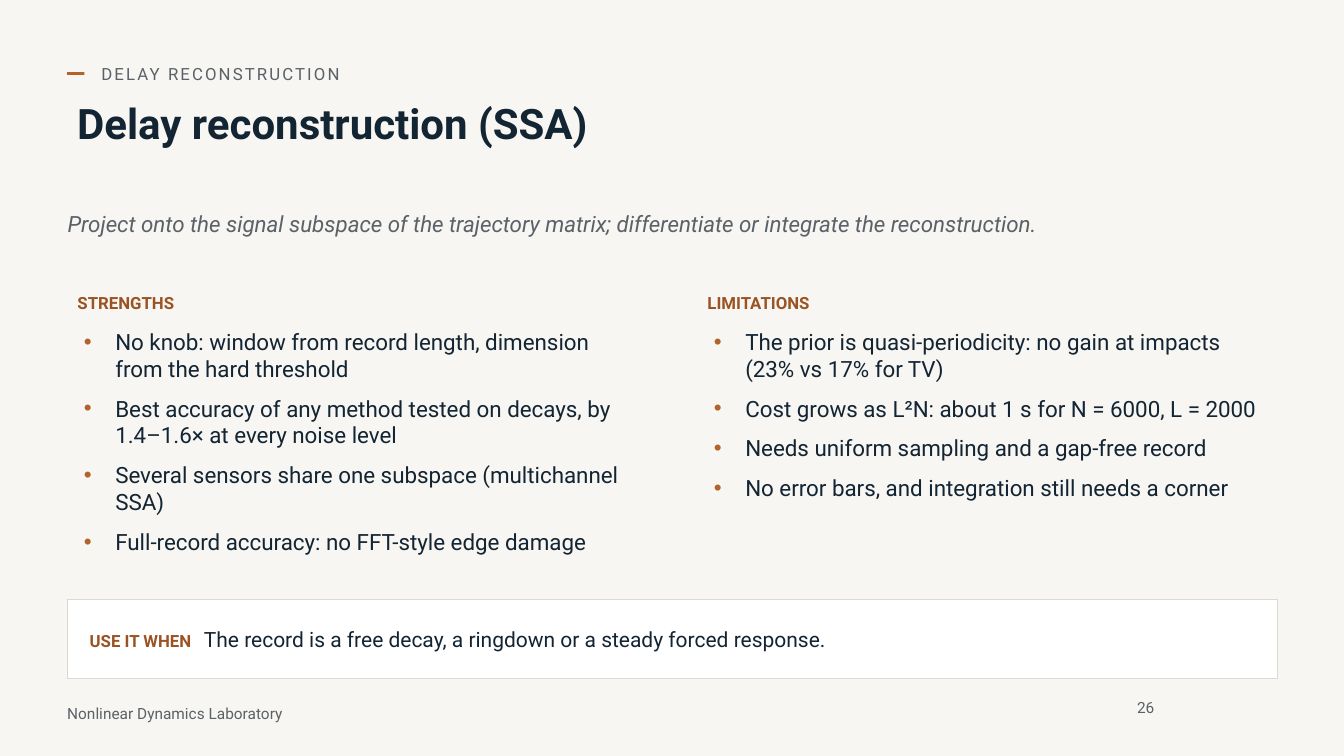
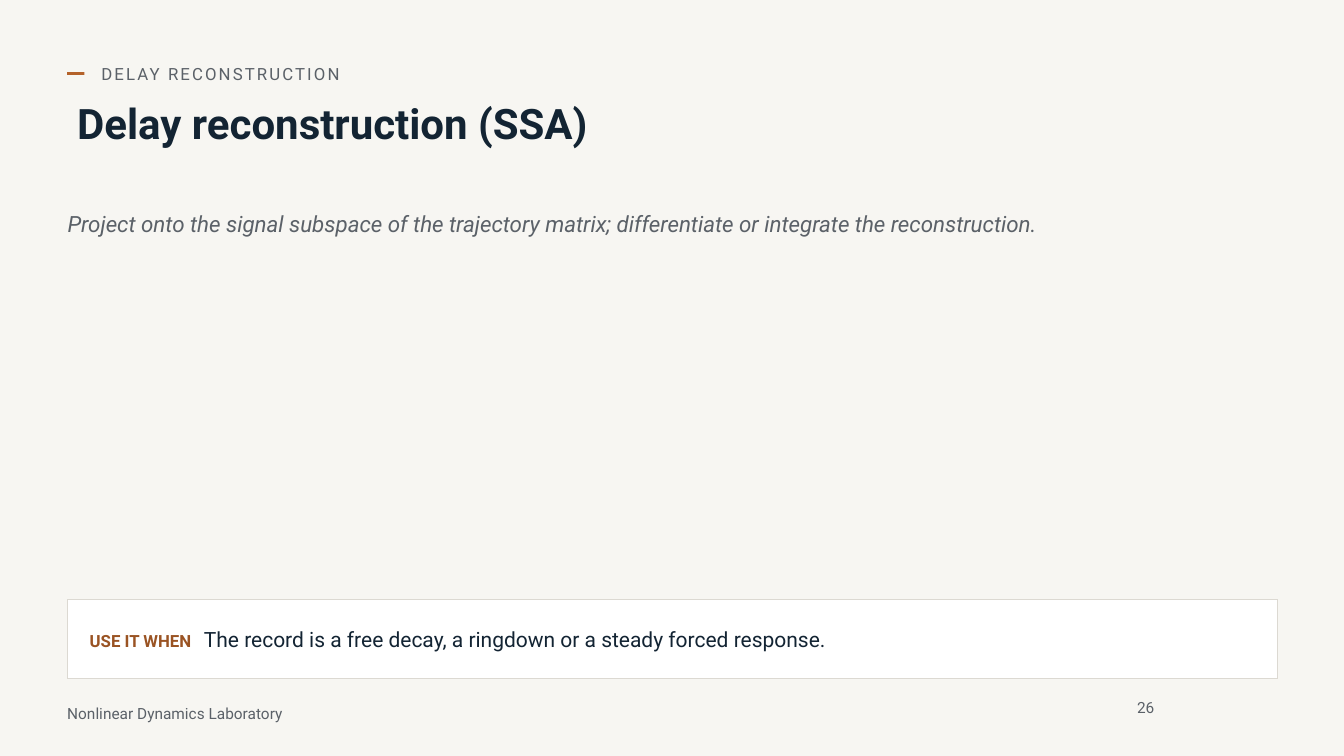
Before and after one commit to nld-uri/kinematics-toolbox, a slide deck: slide 26 of talk/differentiation_integration_talk.pptx. Drawn at 1344x756 pixels with LibreOffice and Linux fonts; fonts in the diff are those of the drawing; grey boxes stand for pictures; background and template pictures are left out. Boxes give left, top, right and bottom in pixels: in the first picture for what was removed or moved away, otherwise in the second. Text is boxed around its words. In the diff, an @@ line names an element or a change of style, - is before the commit and + after.

```diff
--- a/talk/differentiation_integration_talk.pptx
+++ b/talk/differentiation_integration_talk.pptx
@@ text removed at bbox=[77, 297, 618, 555] @@
-STRENGTHS
-• No knob: window from record length, dimension from the hard threshold
-• Best accuracy of any method tested on decays, by 1.4–1.6× at every noise level
-• Several sensors share one subspace (multichannel SSA)
-• Full-record accuracy: no FFT-style edge damage
@@ text removed at bbox=[707, 297, 1256, 501] @@
-LIMITATIONS
-• The prior is quasi-periodicity: no gain at impacts (23% vs 17% for TV)
-• Cost grows as L²N: about 1 s for N = 6000, L = 2000
-• Needs uniform sampling and a gap-free record
-• No error bars, and integration still needs a corner
```
Also in this commit, not shown: 18 other slides changed, 1 other file.
